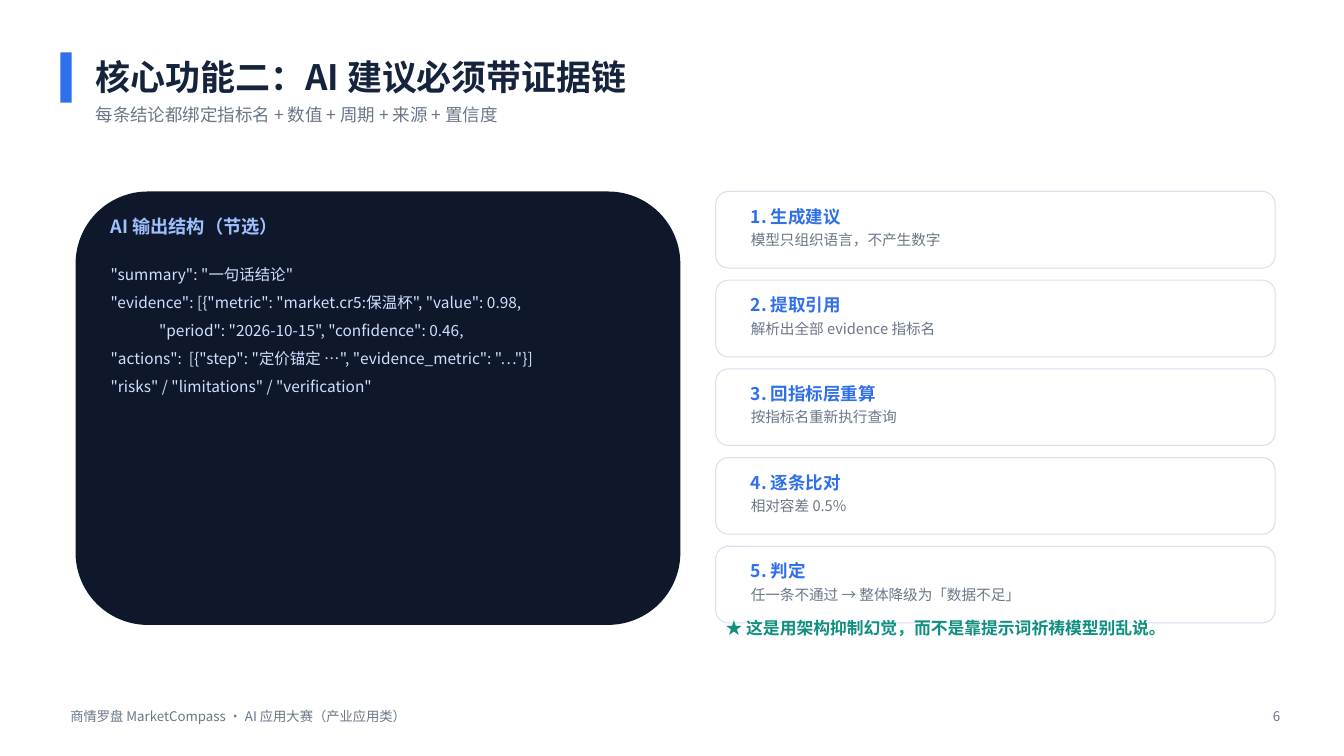
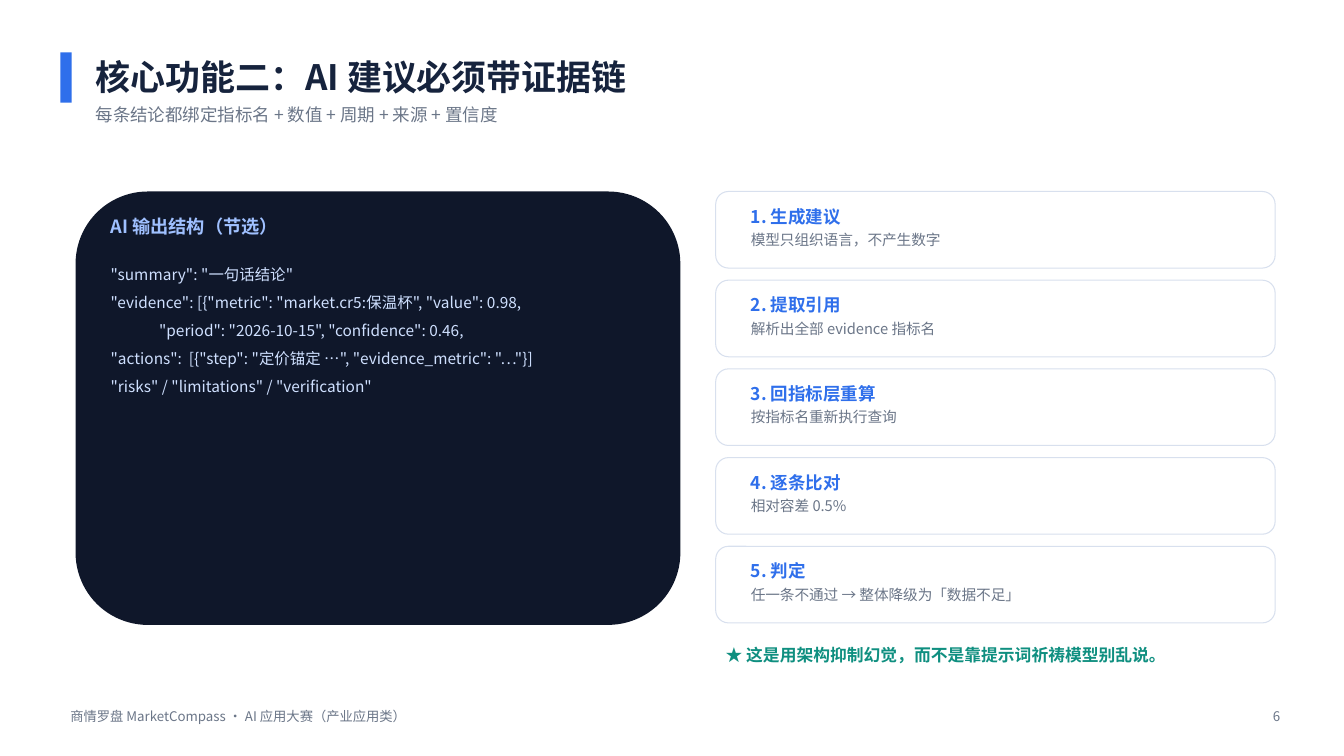
Before and after one commit to Wabix-void/market-compass, a slide deck: slide 6 of docs/参赛材料/02-演示PPT.pptx. Drawn at 1344x756 pixels with LibreOffice and Linux fonts; fonts in the diff are those of the drawing. Boxes give left, top, right and bottom in pixels: in the first picture for what was removed or moved away, otherwise in the second. Text is boxed around its words. In the diff, an @@ line names an element or a change of style, - is before the commit and + after.

Commit message:
fix(ppt): 修复第 6 页结论文字与流程卡片重叠；新增版式自检脚本与提交清单

```diff
--- a/docs/参赛材料/02-演示PPT.pptx
+++ b/docs/参赛材料/02-演示PPT.pptx
@@ text "★ 这是用架构抑制幻觉，而不是靠提示词祈祷模型别乱说。": place and size @@
-text "★ 这是用架构抑制幻觉，而不是靠提示词祈祷模型别乱说。" at [746,619,1166,636]
+text "★ 这是用架构抑制幻觉，而不是靠提示词祈祷模型别乱说。" at [746,646,1166,663]
```
Also in this commit, not shown: 3 other files.
